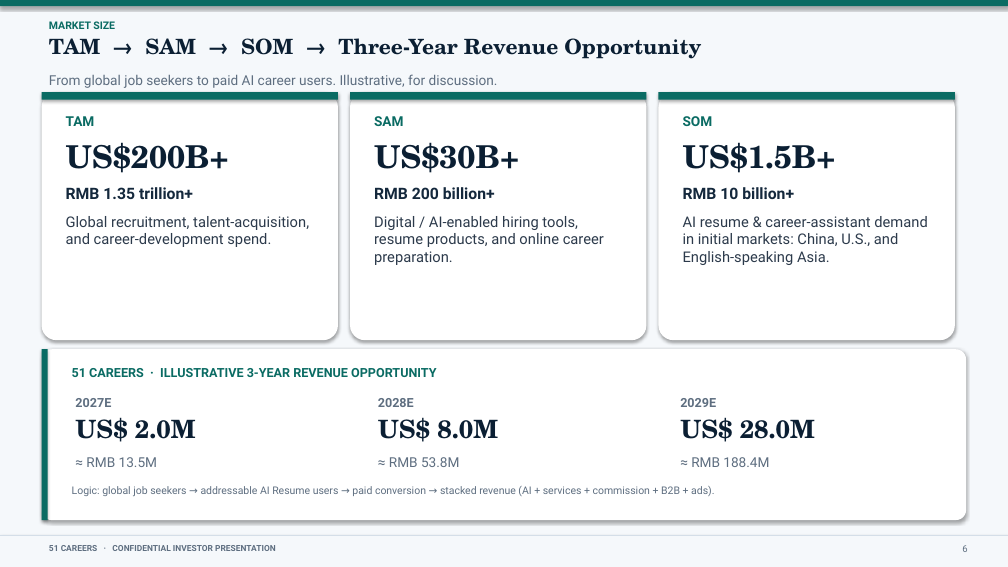
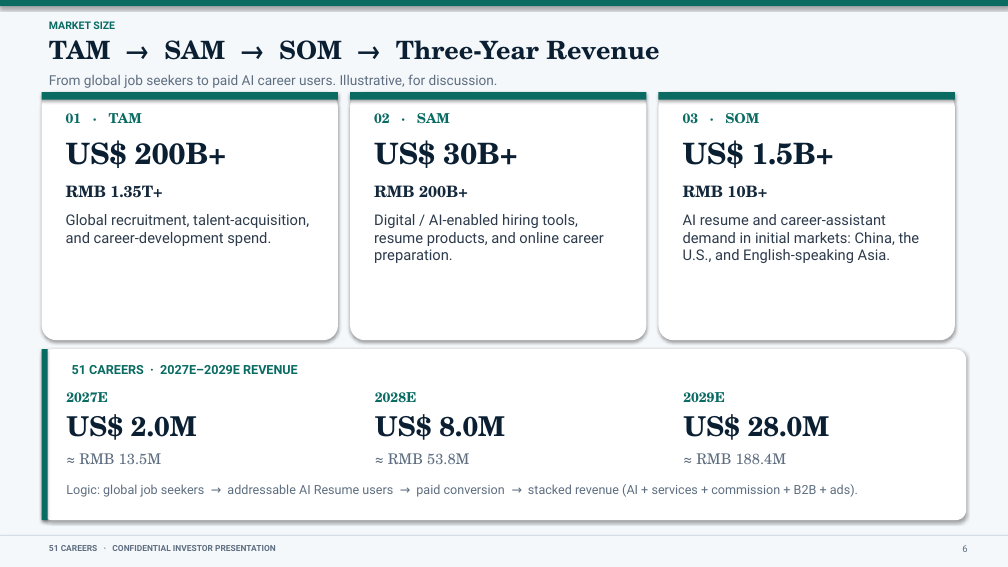
Before and after one commit to anthonyleedu/anthonyleedu, a slide deck: slide 6 of 51Careers_Addition.pptx. Drawn at 1008x567 pixels with LibreOffice and Linux fonts; fonts in the diff are those of the drawing. Boxes give left, top, right and bottom in pixels: in the first picture for what was removed or moved away, otherwise in the second. Text is boxed around its words. In the diff, an @@ line names an element or a change of style, - is before the commit and + after.

```diff
--- a/51Careers_Addition.pptx
+++ b/51Careers_Addition.pptx
@@ text at [49, 40, 659, 60]: text changed; size 20 to 24 pt @@
-TAM → SAM → SOM → Three-Year Revenue Opportunity
+TAM → SAM → SOM → Three-Year Revenue
@@ text at [66, 113, 142, 123]: text changed; font Roboto to TeX Gyre Schola @@
-TAM
+01 · TAM
@@ text at [374, 113, 450, 123]: text changed; font Roboto to TeX Gyre Schola @@
-SAM
+02 · SAM
@@ text at [683, 113, 759, 123]: text changed; font Roboto to TeX Gyre Schola @@
-SOM
+03 · SOM
@@ text at [66, 140, 226, 168]: text changed; size 30 to 28 pt @@
-US$200B+
+US$ 200B+
@@ text at [374, 140, 517, 168]: text changed; size 30 to 28 pt @@
-US$30B+
+US$ 30B+
@@ text at [683, 140, 834, 168]: text changed; size 30 to 28 pt @@
-US$1.5B+
+US$ 1.5B+
@@ text at [66, 185, 163, 198]: text changed; font Roboto to TeX Gyre Schola @@
-RMB 1.35 trillion+
+RMB 1.35T+
@@ text at [374, 185, 468, 197]: text changed; font Roboto to TeX Gyre Schola @@
-RMB 200 billion+
+RMB 200B+
@@ text at [683, 185, 768, 197]: text changed; font Roboto to TeX Gyre Schola @@
-RMB 10 billion+
+RMB 10B+
@@ text at [683, 214, 920, 263]: text changed @@
-AI resume & career-assistant demand in initial markets: China, U.S., and English-speaking Asia.
+AI resume and career-assistant demand in initial markets: China, the U.S., and English-speaking Asia.
@@ text "2027E": place and size @@
-text "2027E" at [75, 398, 111, 407]
+text "2027E" at [66, 392, 108, 402]
@@ text at [72, 365, 298, 374]: text changed @@
-51 CAREERS · ILLUSTRATIVE 3-YEAR REVENUE OPPORTUNITY
+51 CAREERS · 2027E–2029E REVENUE
@@ size 12 to 13 pt, font Roboto to TeX Gyre Schola, text colour #5E6E80 to #0A6B63 in 3 elements at [375, 392, 417, 402], [66, 392, 108, 402], [683, 392, 725, 403] @@
@@ text "US$ 2.0M": place and size @@
-text "US$ 2.0M" at [75, 417, 196, 442]
+text "US$ 2.0M" at [66, 414, 197, 440]
@@ size 24 to 26 pt in 3 elements at [375, 414, 505, 440], [66, 414, 197, 440], [683, 414, 829, 440] @@
@@ text "≈ RMB 13.5M": place and size @@
-text "≈ RMB 13.5M" at [86, 457, 157, 467]
+text "≈ RMB 13.5M" at [79, 453, 162, 464]
@@ size 13 to 14 pt, font Roboto to TeX Gyre Schola in 3 elements at [388, 453, 470, 464], [79, 453, 162, 464], [696, 453, 787, 464] @@
@@ text "Logic: global job seekers → ..." at [66, 484, 858, 497]: size 10 to 12 pt @@
```
Also in this commit, not shown: 1 other file.
